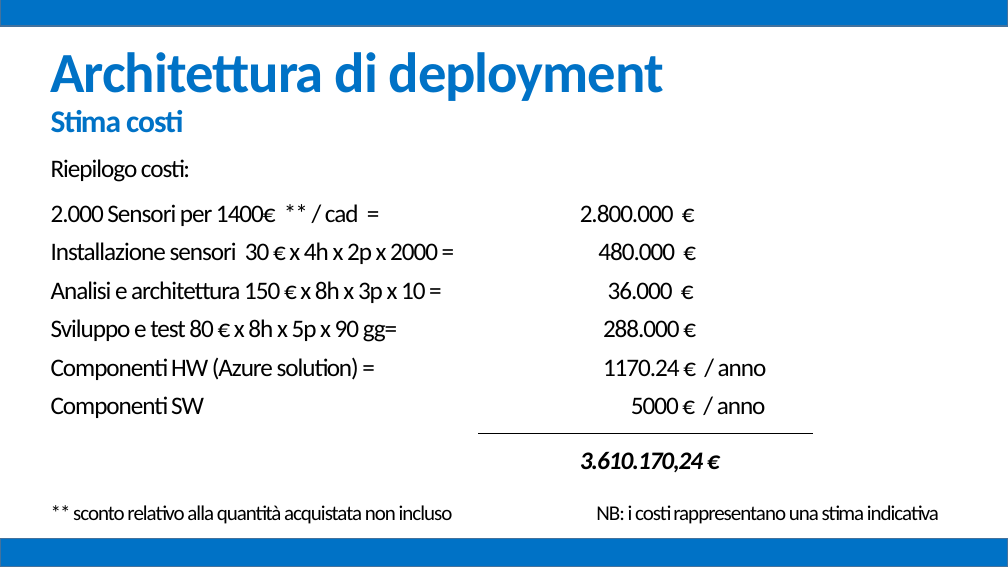
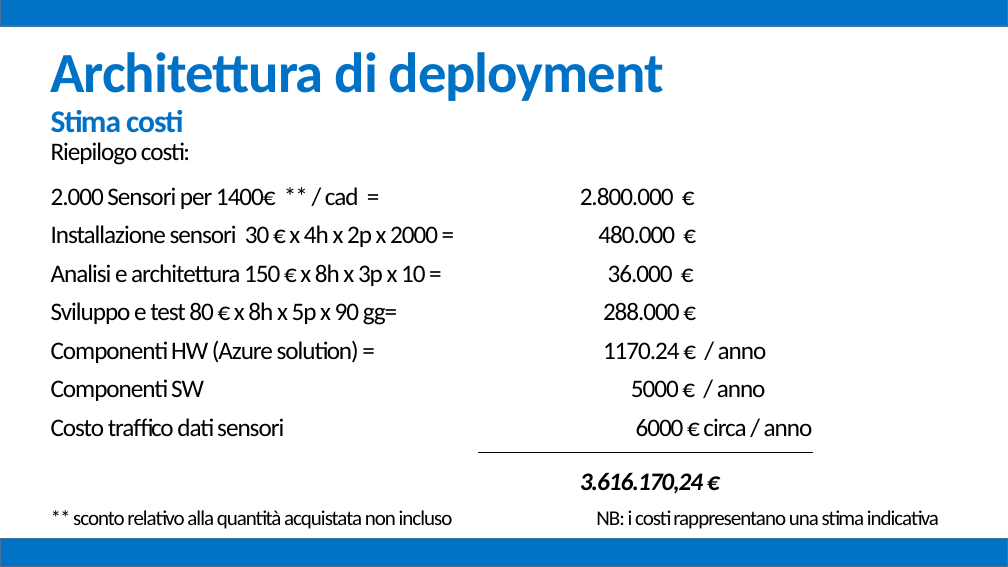
Before and after one commit to mz1991/ProgettoFebbraio2015, a slide deck: slide 57 of Febbraio 2015.pptx (slide 50 before the commit). Drawn at 1008x567 pixels with LibreOffice and Linux fonts; fonts in the diff are those of the drawing. Boxes give left, top, right and bottom in pixels: in the first picture for what was removed or moved away, otherwise in the second. Text is boxed around its words. In the diff, an @@ line names an element or a change of style, - is before the commit and + after.

```diff
--- a/Febbraio 2015.pptx
+++ b/Febbraio 2015.pptx
@@ text at bbox=[51, 418, 813, 493]: text changed; bold off; italic off @@
-3.610.170,24 €
+Costo traffico dati sensori 6000 € circa / anno
+3.616.170,24 €
@@ line moved from (479, 433) - (813, 433) to (479, 453) - (813, 453) @@
```
Also in this commit, not shown: 18 other slides changed, 7 slides added, 18 other files.
